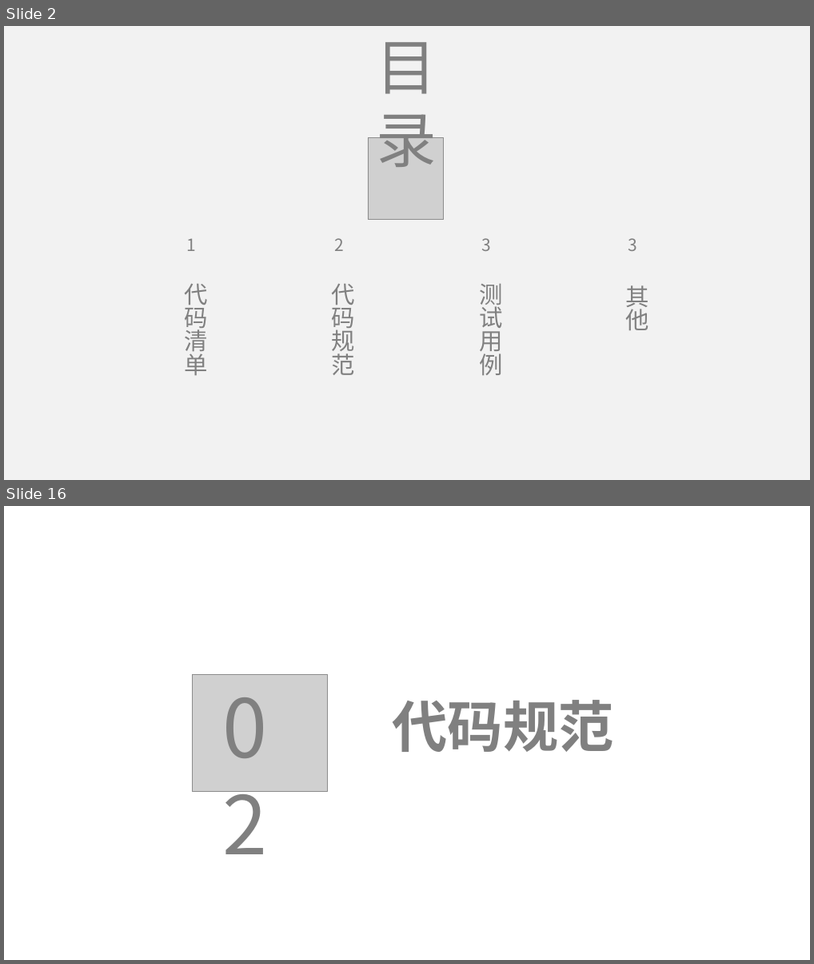
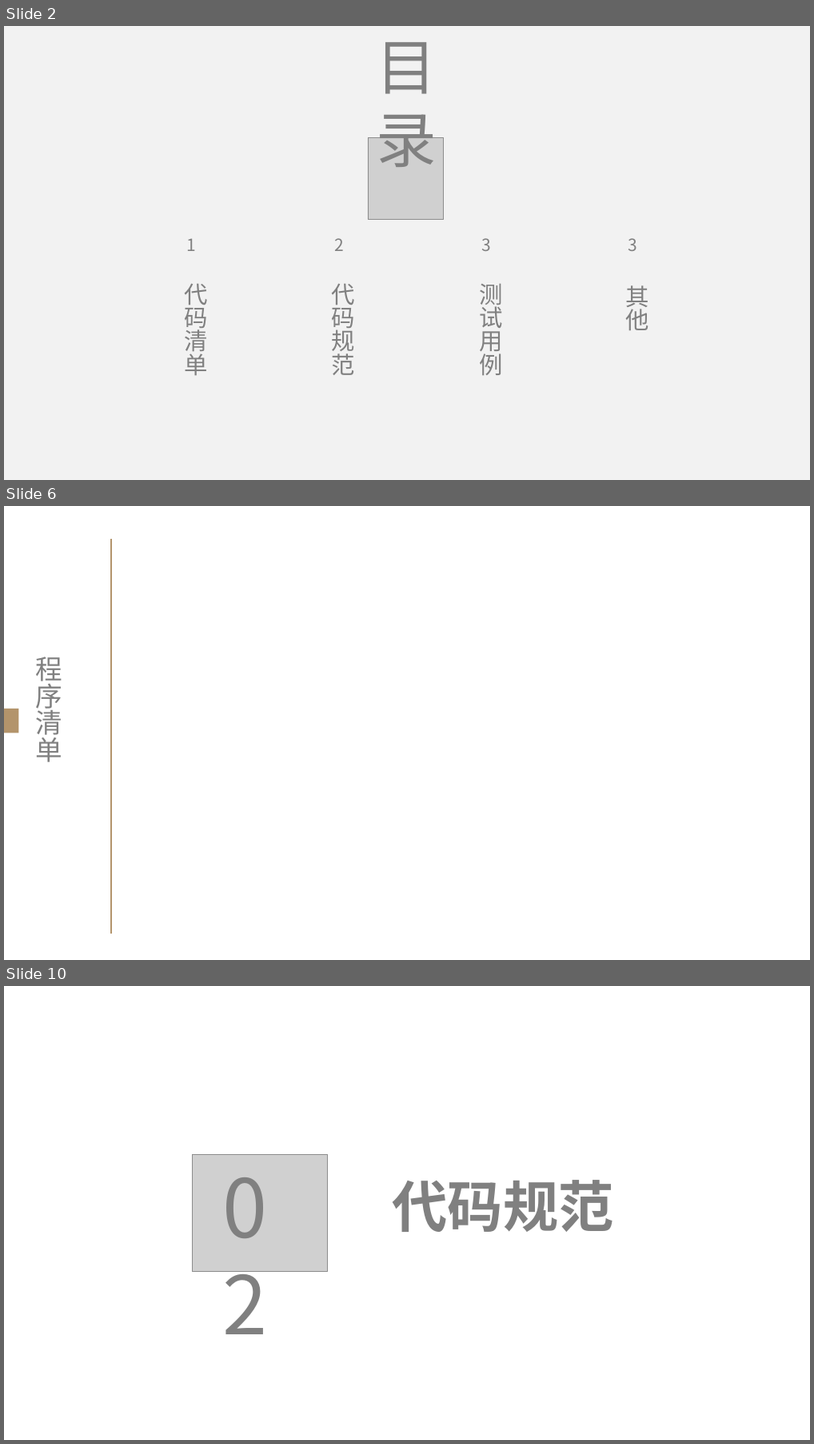
Before and after one commit to lenovo-wu/G11ZUCC, a slide deck: 代码实现.pptx. Shown one above the other, each under a label of ours: slides 2 and 16 before the commit, slides 2, 6 and 10 after it; the slides between them are not shown. The pictures are 814x964 and 814x1444 pixels, drawn with LibreOffice and Linux fonts; fonts in the diff are those of the drawing; grey boxes stand for pictures; background and template pictures are left out. Boxes give left, top, right and bottom in pixels: in the first picture for what was removed or moved away, otherwise in the second. Text is boxed around its words. In the diff, an @@ line names an element or a change of style, - is before the commit and + after.

```diff
--- a/代码实现.pptx
+++ b/代码实现.pptx
@@ slide 6 added at bbox=[4, 506, 810, 960], background picture (left out) @@
@@ line added from (111, 539) to (111, 934), #B3946B 1 pt @@
@@ text added at bbox=[36, 656, 63, 762], 32 pt, text #808080 @@
+程序清单
@@ rectangle added at bbox=[4, 708, 18, 733], fill #B3946B @@
@@ what was slide 16 is now slide 10 @@
```
Also in this commit, not shown: 2 slides changed, 12 other slides added, 16 slides removed.
